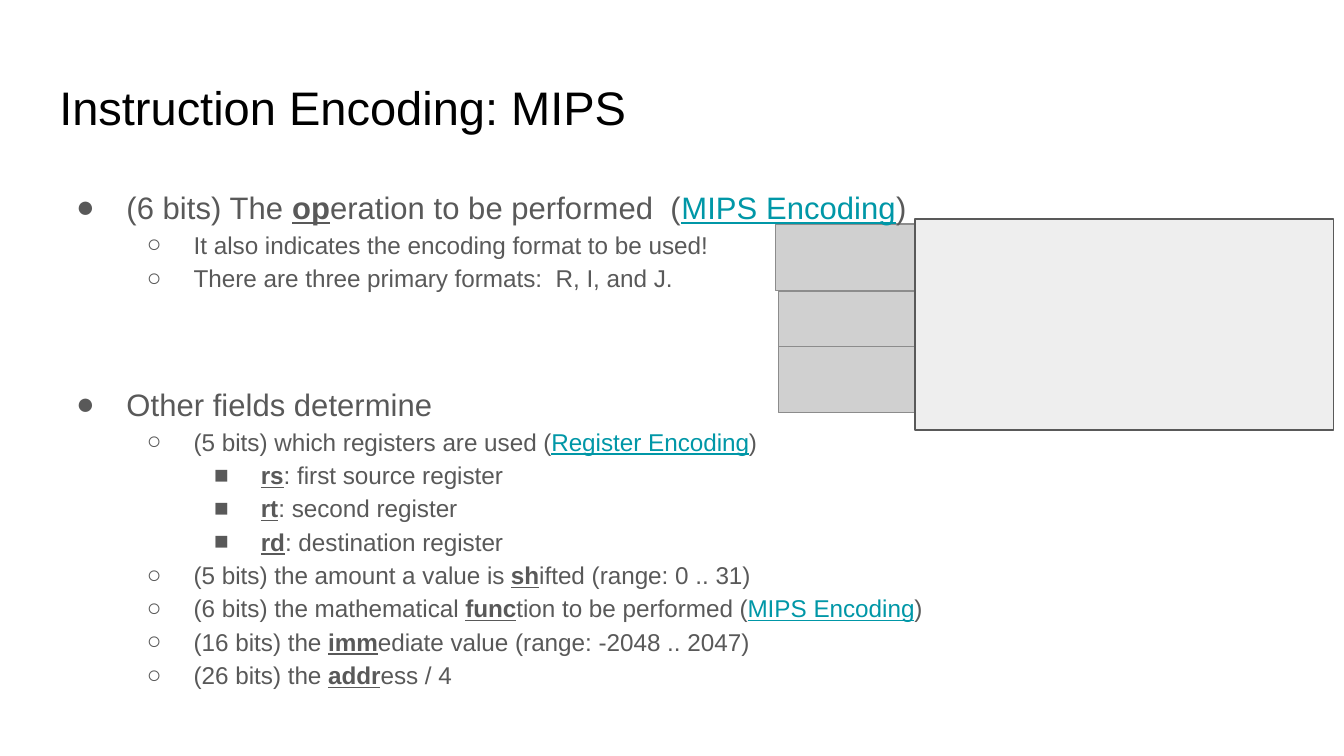
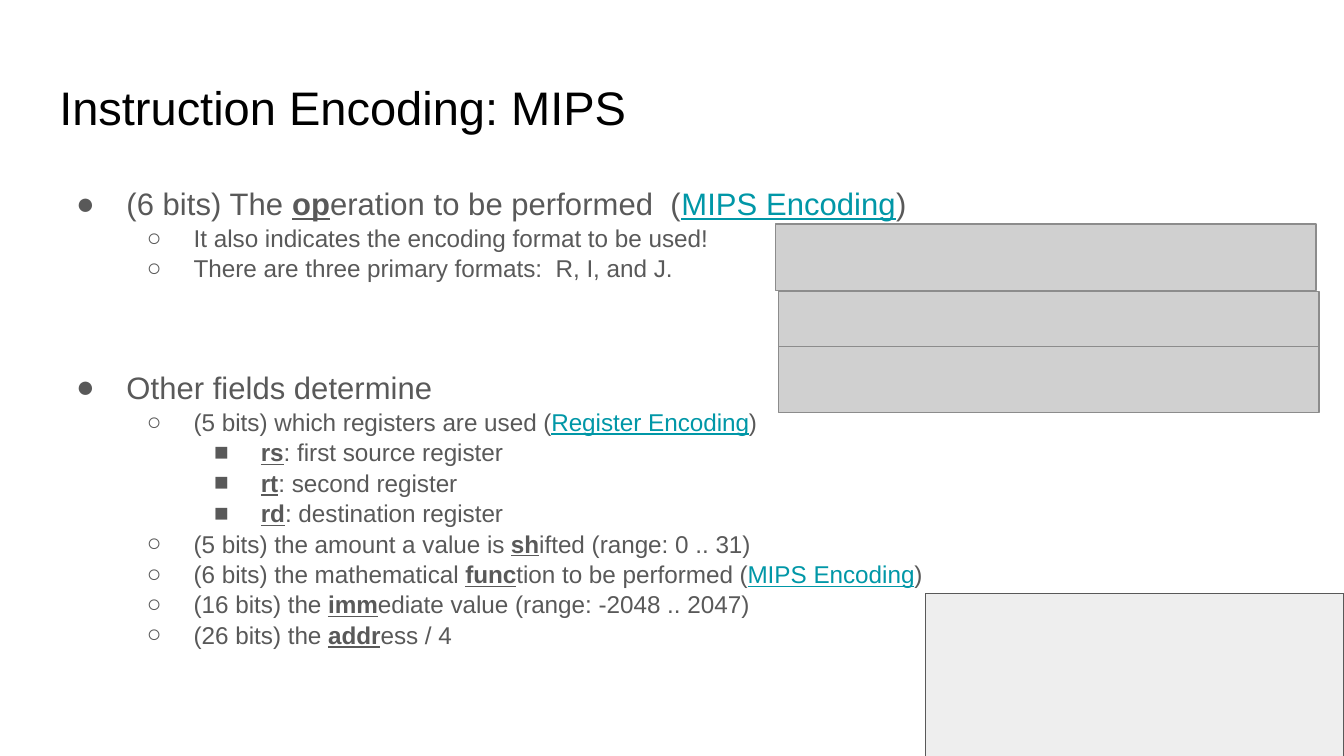
Before and after one commit to COMP122/comp122-s23, a slide deck: slide 14 of format-encodings/documents/ARCHIVE/introduction-to-encodings.pptx. Drawn at 1344x756 pixels with LibreOffice and Linux fonts; fonts in the diff are those of the drawing; grey boxes stand for pictures. Boxes give left, top, right and bottom in pixels: in the first picture for what was removed or moved away, otherwise in the second. Text is boxed around its words. In the diff, an @@ line names an element or a change of style, - is before the commit and + after.

```diff
--- a/format-encodings/documents/ARCHIVE/introduction-to-encodings.pptx
+++ b/format-encodings/documents/ARCHIVE/introduction-to-encodings.pptx
@@ text "(6 bits) The operation to ..." at [126, 192, 923, 649]: line spacing 1.15 to 1.05 @@
@@ rectangle: place and size @@
-rectangle at [915, 219, 1333, 430]
+rectangle at [926, 594, 1344, 756]
```
Also in this commit, not shown: 4 other slides changed, 2 other files.
